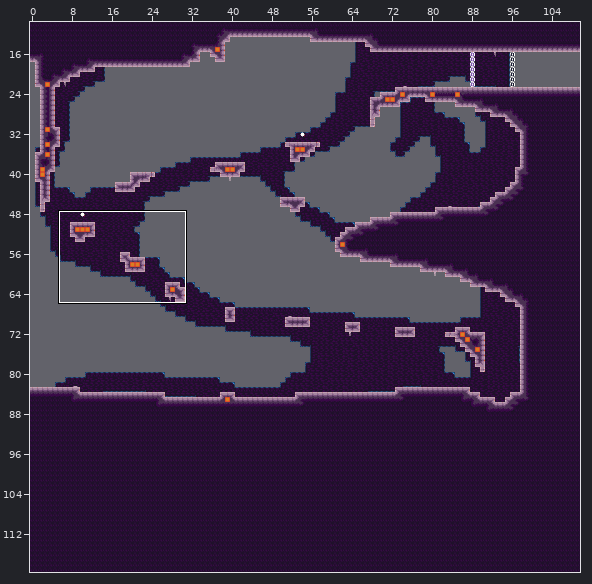
Two versions of a level (Tiled map (JSON), assets/world/room/intro7.json). Above: a wide view before the commit, with the close-up outlined.
Close-up. Before the commit:
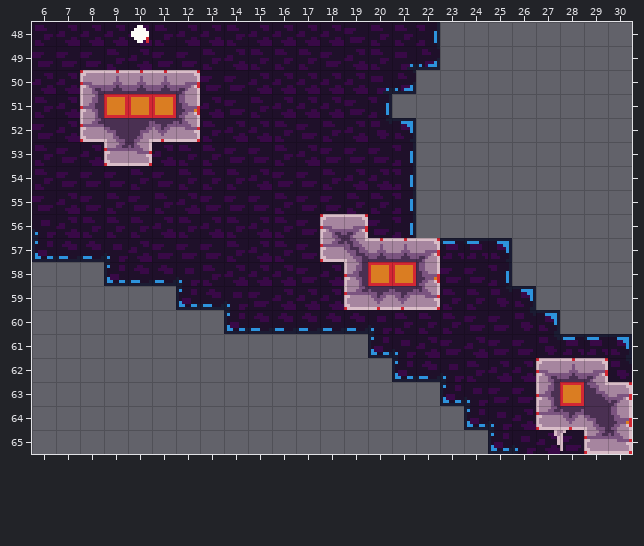
Cells are 8x8 px. Shown: x 6..30, y 48..65. The commit also changed other parts of the map, which this record leaves out.
Now the later version:
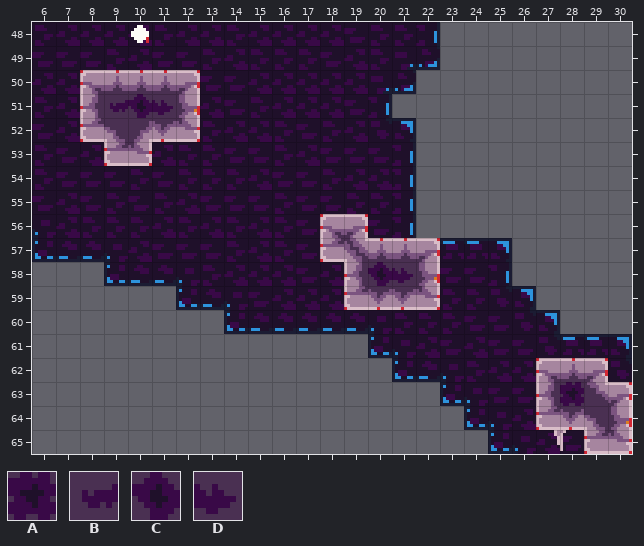
Key: from "stone": A 14, B 45, C 46, D 48.
_ is an empty cell.
The exact change:
Layer "map":
There is now tile A in row 63 at x 28.
There is now tile B in row 51 at x 9.
There is now tile C in row 51 at x 10; in row 58 at x 20.
There is now tile D in row 51 at x 11; in row 58 at x 21.
